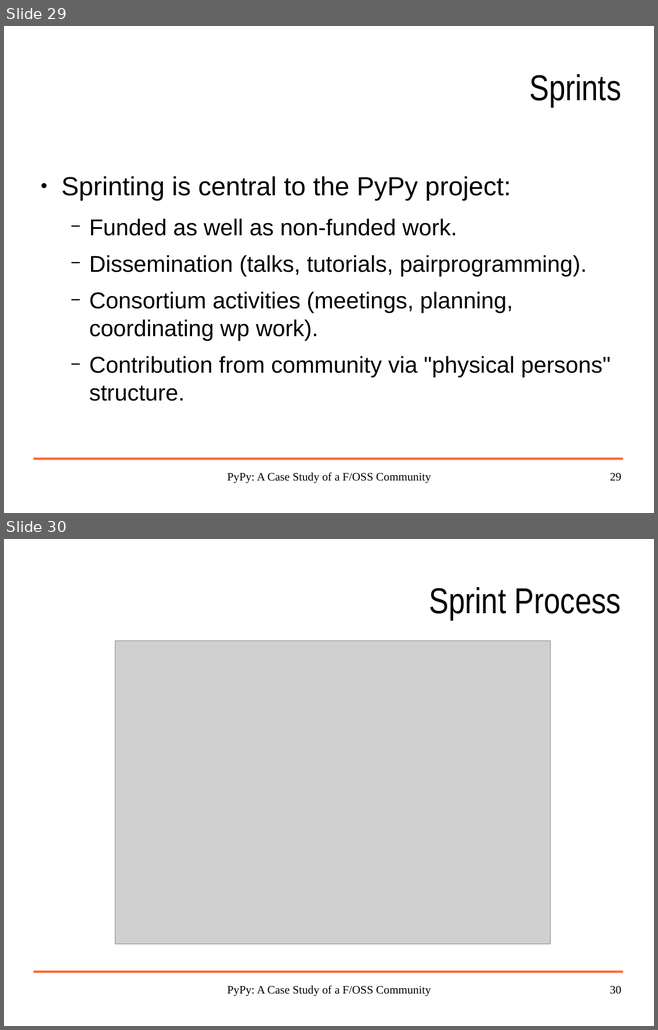
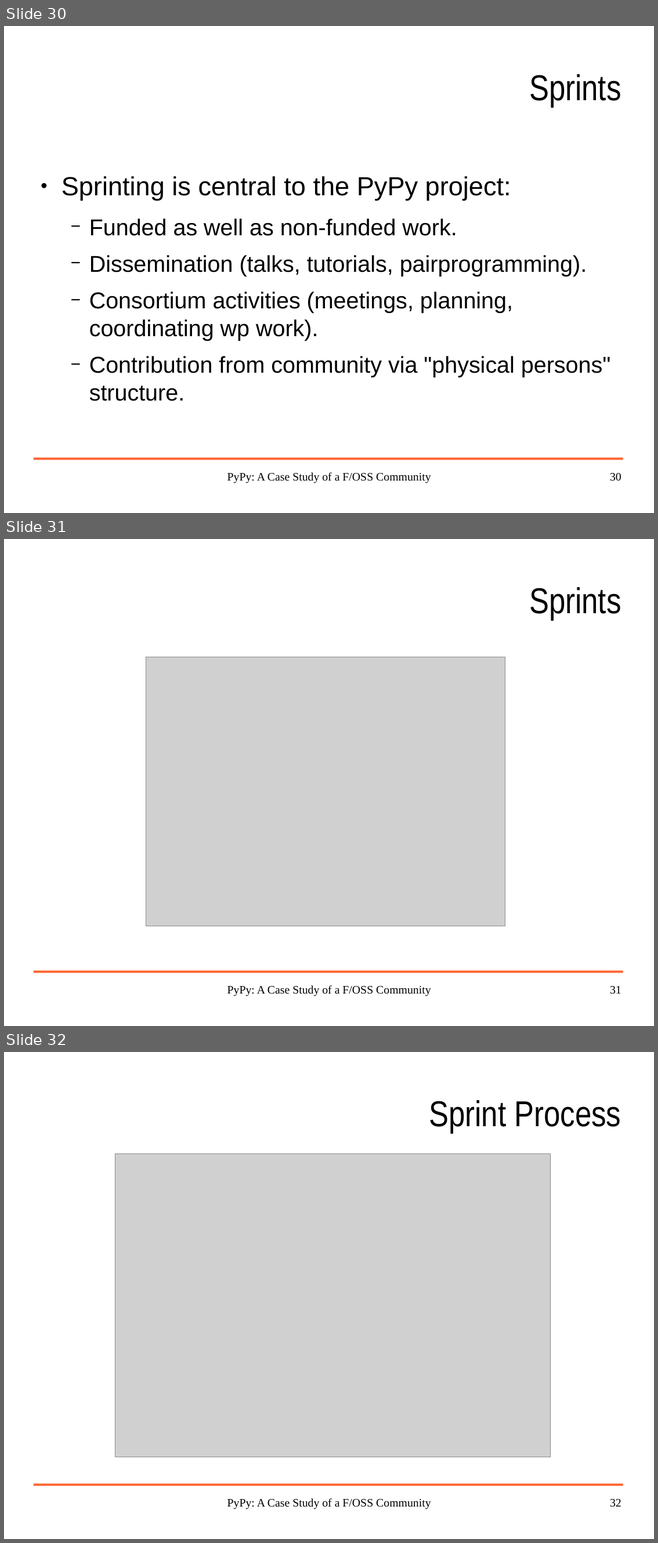
Before and after one commit to wdv4758h/pypy-extradoc, a slide deck: talk/pypy_euworkshop_2005-12-08/pypy-brussels-2005-12-08.odp. Shown one above the other, each under a label of ours: slides 29 and 30 before the commit, slides 30, 31 and 32 after it. The pictures are 658x1030 and 658x1543 pixels, drawn with LibreOffice and Linux fonts; fonts in the diff are those of the drawing; grey boxes stand for pictures; background and template pictures are left out. Boxes give left, top, right and bottom in pixels: in the first picture for what was removed or moved away, otherwise in the second. Text is boxed around its words. In the diff, an @@ line names an element or a change of style, - is before the commit and + after.

```diff
--- a/talk/pypy_euworkshop_2005-12-08/pypy-brussels-2005-12-08.odp
+++ b/talk/pypy_euworkshop_2005-12-08/pypy-brussels-2005-12-08.odp
@@ slide 31 added at (4, 539, 654, 1026), background #FFFFFF; not listed: 1 template element that a slide beside it also shows @@
@@ title added at (529, 587, 621, 620), 44 pt, text #000000 @@
+Sprints
@@ picture added at (146, 657, 505, 926) @@
@@ text added at (227, 986, 431, 997), 14 pt, text #000000 @@
+PyPy: A Case Study of a F/OSS Community
@@ page number added at (610, 986, 621, 994), 14 pt, text #000000 @@
+31
@@ what was slide 29 is now slide 30 @@
@@ page number at (610, 473, 621, 481): text changed @@
-29
+30
@@ what was slide 30 is now slide 32 @@
@@ page number at (610, 1499, 621, 1507): text changed @@
-30
+32
```
Also in this commit, not shown: 3 slides changed, 2 other slides added, 1 other file.
